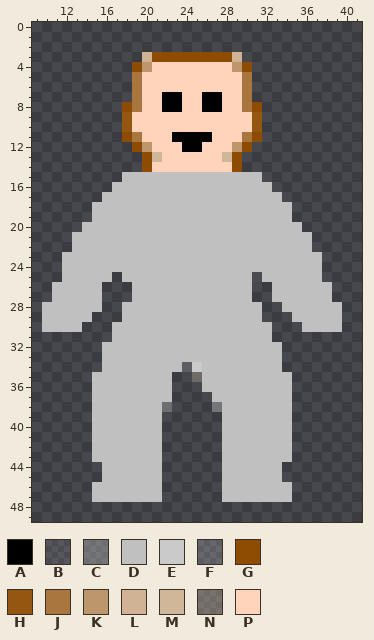
One commit to this pixel-art sprite: Pics/HeroBasis.png. Above is the file before it was changed.
The file is 50x50 pixels. Pixels under 10% opacity are left out. Colours within 5 levels of each other are drawn and written as one. Shown: x 9..41, y 0..49.
Palette (. is transparent): A #000000  B #c0c0c01f  C #c0c0c061  D #c0c0c0  E #cacaca  F #ffffff2b  G #8e4b02  H #955611  J #a9763f  K #bd966c  L #cfb394  M #d1b79a  N #dac5ad55  P #ffd4ba
Pixels before, first column x 10:
 3 ..........LGGGGGGGGL..........
 4 .........GKPPPPPPPPKG.........
 5 .........JPPPPPPPPPPJ.........
 6 .........JPPPPPPPPPPJ.........
 7 .........JPPAAPPAAPPJ.........
 8 ........GJPPAAPPAAPPJG........
 9 ........HPPPPPPPPPPPPH........
10 ........HPPPPPPPPPPPPH........
11 ........GJPPPAAAAPPPJG........
12 .........GKPPPAAPPPKG.........
13 ..........GMPPPPPPMG..........
14 ..........GPPPPPPPPG..........
15 ........DDDDDDDDDDDDDD........
16 .......DDDDDDDDDDDDDDDD.......
17 ......DDDDDDDDDDDDDDDDDD......
18 .....DDDDDDDDDDDDDDDDDDDD.....
19 .....DDDDDDDDDDDDDDDDDDDD.....
20 ....DDDDDDDDDDDDDDDDDDDDDD....
21 ...DDDDDDDDDDDDDDDDDDDDDDDD...
22 ...DDDDDDDDDDDDDDDDDDDDDDDD...
23 ..DDDDDDDDDDDDDDDDDDDDDDDDDD..
24 ..DDDDDDDDDDDDDDDDDDDDDDDDDD..
25 ..DDDDD.DDDDDDDDDDDDDBDDDDDD..
26 .DDDDD...DDDDDDDDDDDD..DDDDDD.
27 .DDDDD...DDDDDDDDDDDD..DDDDDD.
28 DDDDDD..DDDDDDDDDDDDDD..DDDDDD
29 DDDDD...DDDDDDDDDDDDDD...DDDDD
30 DDDD...DDDDDDDDDDDDDDDD...DDDD
31 .......DDDDDDDDDDDDDDDD.......
32 ......DDDDDDDDDDDDDDDDDD......
33 ......DDDDDDDDDDDDDDDDDD......
34 ......DDDDDDDDFEDDDDDDDD......
35 .....DDDDDDDD..NDDDDDDDDD.....
36 .....DDDDDDDD...DDDDDDDDD.....
37 .....DDDDDDDD....DDDDDDDD.....
38 .....DDDDDDDC....CDDDDDDD.....
39 .....DDDDDDD......DDDDDDD.....
40 .....DDDDDDD......DDDDDDD.....
41 .....DDDDDDD......DDDDDDD.....
42 .....DDDDDDD......DDDDDDD.....
43 .....DDDDDDD......DDDDDDD.....
44 ......DDDDDD......DDDDDD......
45 ......DDDDDD......DDDDDD......
46 .....DDDDDDD......DDDDDDD.....
47 .....DDDDDDD......DDDDDDD.....
And afterwards:
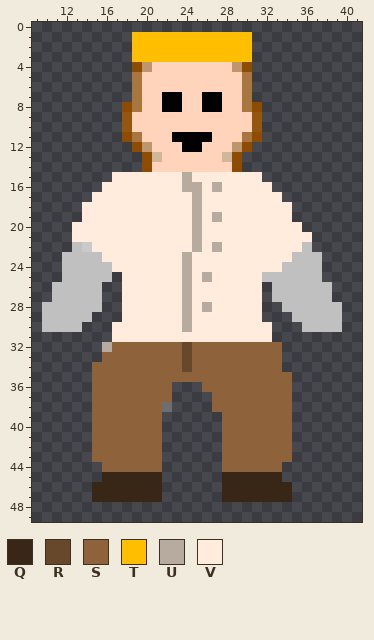
Colours new in this view: Q #382617  R #68482b  S #8e623b  T #ffbf00  U #b7aa9f  V #ffecdd
What changed:
Changed rows in their new state; - is an unchanged pixel.
first column x 19:
 1 TTTTTTTTTTTT
 2 TTTTTTTTTTTT
 3 TTTTTTTTTTTT
first column x 13:
15 ----VVVVVVVUVVVVVVV-----
16 ---VVVVVVVVUUVUVVVVV----
17 --VVVVVVVVVVUVVVVVVVV---
18 -VVVVVVVVVVVUVVVVVVVVV--
19 -VVVVVVVVVVVUVUVVVVVVV--
20 VVVVVVVVVVVVUVVVVVVVVVV-
21 VVVVVVVVVVVVUVVVVVVVVVVV
22 -EVVVVVVVVVVUVUVVVVVVVV-
23 ---VVVVVVVVUVVVVVVVVVV--
24 ----VVVVVVVUVVVVVVVVV---
25 -----VVVVVVUVUVVVVV-----
26 -----VVVVVVUVVVVVVV-----
27 -----VVVVVVUVVVVVVV-----
28 -----VVVVVVUVUVVVVV-----
29 -----VVVVVVUVVVVVVV-----
30 ----VVVVVVVUVVVVVVVV----
31 ----VVVVVVVVVVVVVVVV----
32 ---USSSSSSSRSSSSSSSSS---
33 ---SSSSSSSSRSSSSSSSSS---
34 --SSSSSSSSSRSSSSSSSSS---
35 --SSSSSSSSSSSSSSSSSSSS--
36 --SSSSSSSS---SSSSSSSSS--
37 --SSSSSSSS----SSSSSSSS--
38 --SSSSSSS-----SSSSSSSS--
39 --SSSSSSS------SSSSSSS--
40 --SSSSSSS------SSSSSSS--
41 --SSSSSSS------SSSSSSS--
42 --SSSSSSS------SSSSSSS--
43 --SSSSSSS------SSSSSSS--
44 ---SSSSSS------SSSSSS---
45 ---QQQQQQ------QQQQQQ---
46 --QQQQQQQ------QQQQQQQ--
47 --QQQQQQQ------QQQQQQQ--
